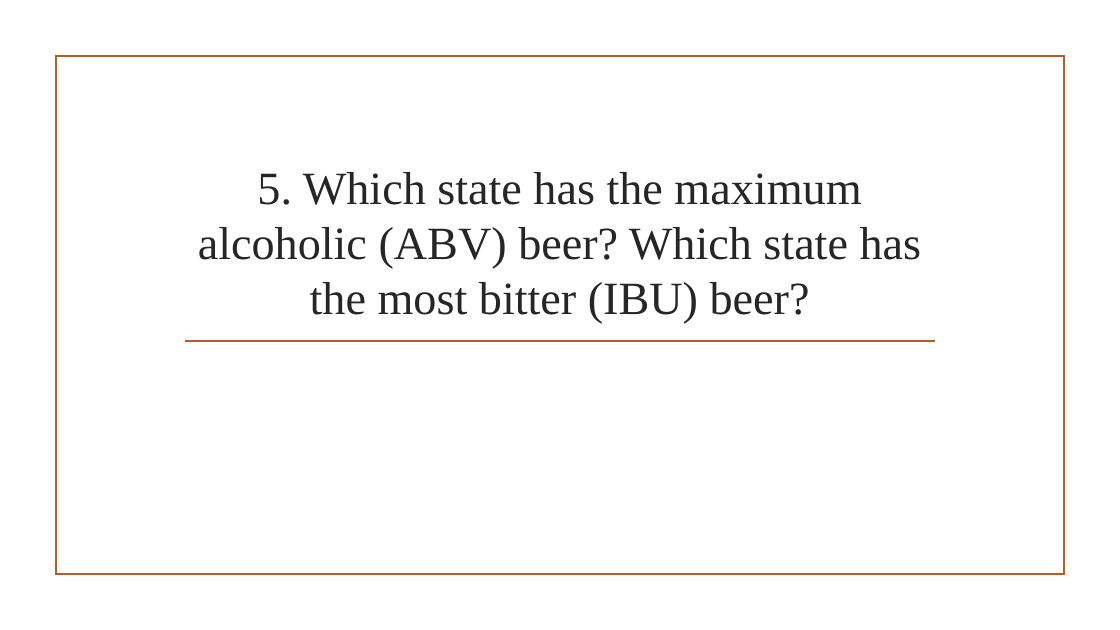
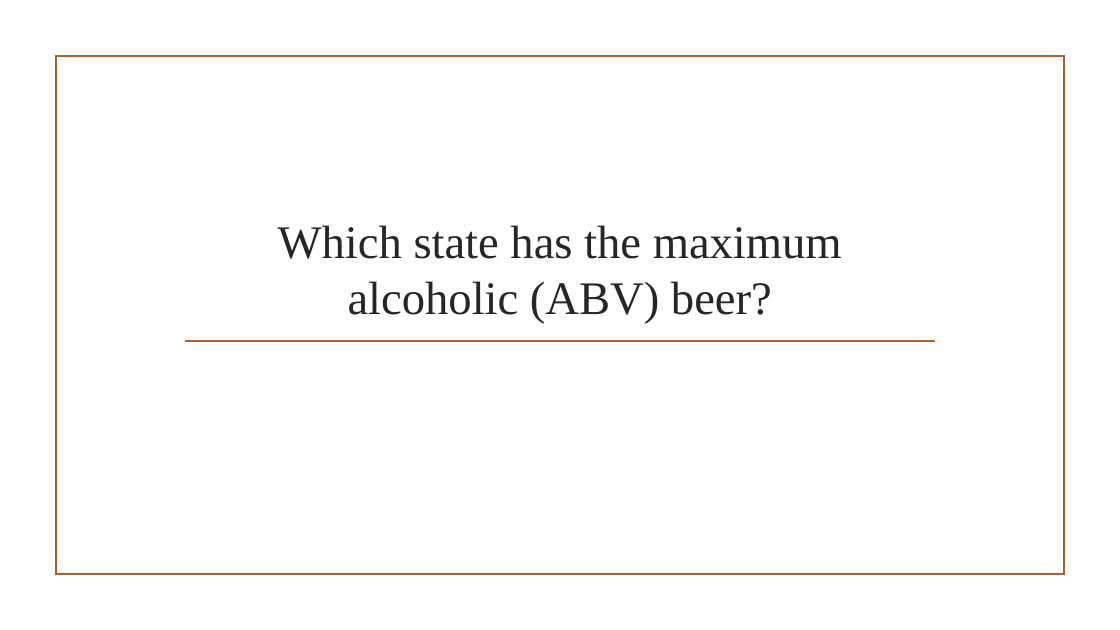
Before and after one commit to daveknockwin/MSDSCaseStudy1, a slide deck: slide 15 of The Pursuit of Hoppiness.pptx (slide 13 before the commit). Drawn at 1120x630 pixels with LibreOffice and Linux fonts; fonts in the diff are those of the drawing; background and template pictures are left out. Boxes give left, top, right and bottom in pixels: in the first picture for what was removed or moved away, otherwise in the second. Text is boxed around its words. In the diff, an @@ line names an element or a change of style, - is before the commit and + after.

```diff
--- a/The Pursuit of Hoppiness.pptx
+++ b/The Pursuit of Hoppiness.pptx
@@ title at (x1=278, y1=225, x2=842, y2=324): text changed; size 39.6 to 40 pt @@
-5. Which state has the maximum alcoholic (ABV) beer? Which state has the most bitter (IBU) beer?
+Which state has the maximum alcoholic (ABV) beer?
```
Also in this commit, not shown: 16 other slides changed, 8 slides added, 3 slides removed.
